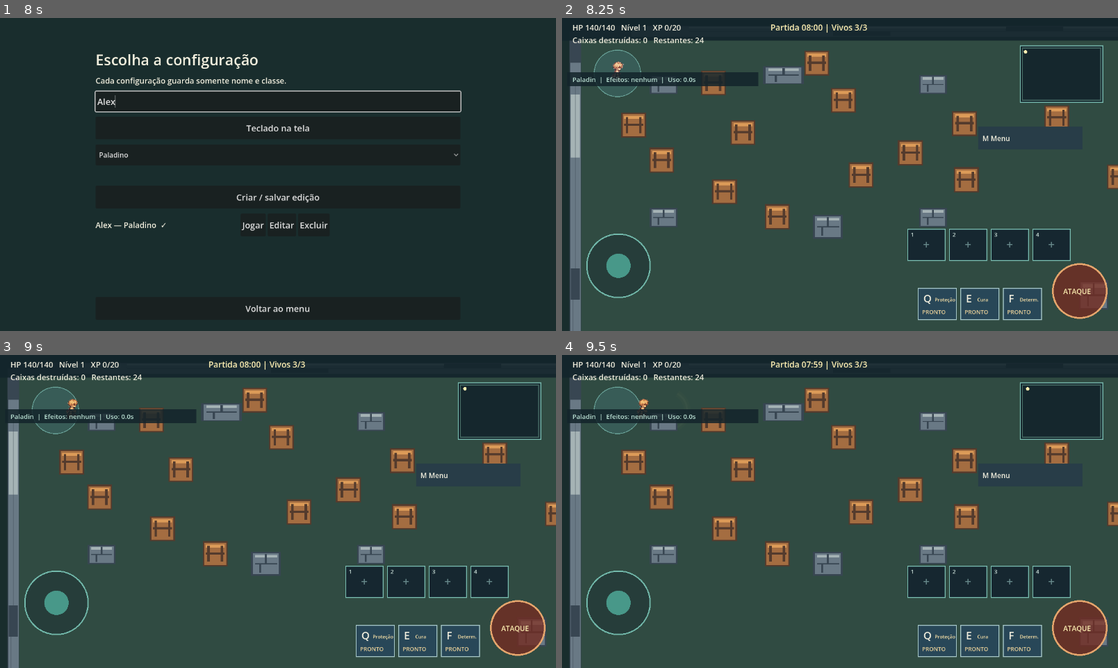
Above: before the commit, frames 1-4 (two rows, left to right).
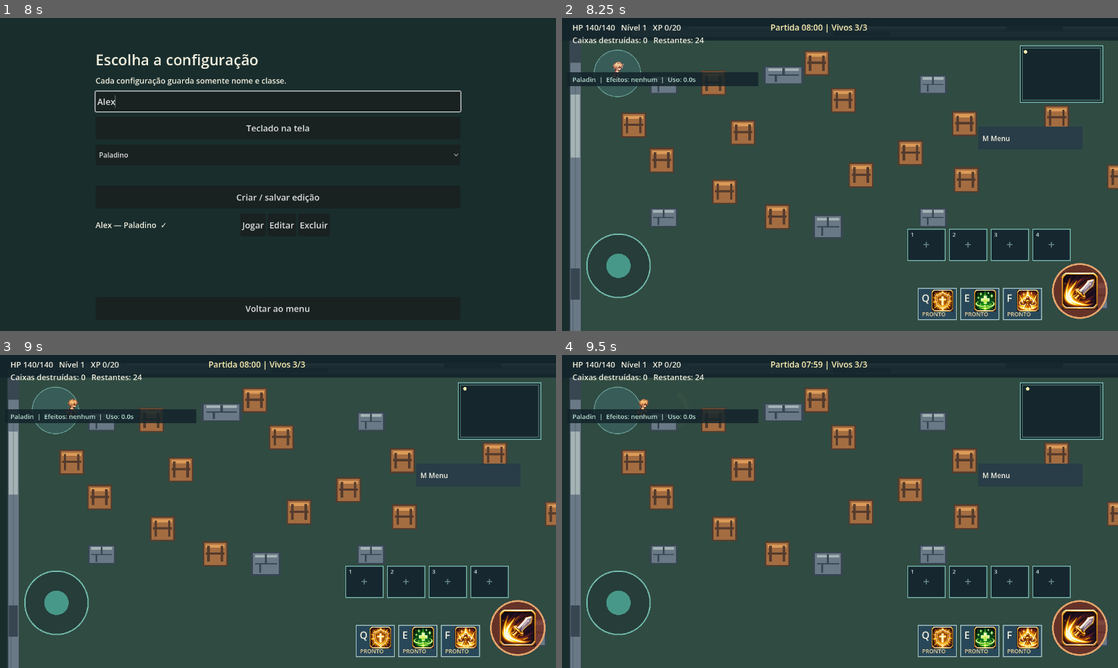
Above: after the commit, the same moments.

Repository: LRFSousa/RagArena
Game: Godot game, scene res://scenes/main.tscn
Same seed, same stepped clock (60 frames per second), same inputs: the game is played once before the commit and once after it.
Inputs (mouse positions are in pixels of both pictures, inside the frame that each line leads up to):
- Up to frame 1 (8 s): click (278, 102) at 0.52 s; type "Alex" at 0.6 s; click "Teclado na tela" at 1.25 s; click "Q" at 2 s; click "E" at 2.75 s; click "F" at 3.5 s; click "Criar personagem local" at 4.25 s; click "Arena" at 5 s; click (278, 102) at 5.77 s; type "Alex" at 5.85 s; click "Criar / salvar edição" at 6.5 s; click (278, 102) at 7.27 s; type "Alex" at 7.35 s
- Up to frame 2 (8.25 s): click "Jogar" at 8 s
- Up to frame 3 (9 s): tap Enter at 8.75 s; move the mouse to (400, 495) at 8.77 s; hold D (move_right) from 8.78 s (still down); hold Space (attack) from 8.78 s (still down); click (400, 495) at 8.92 s
- Up to frame 4 (9.5 s): keep holding D (move_right); keep holding Space (attack)

Frame 1 is identical in both runs. In frame 2, 1.8% of the frame differs, in the area x 64-97%, y 81-96%; in frame 3, 1.8%; in frame 4, 1.8%.

Commit message:
Add swordsman skill icons to HUD

Diff:
--- a/scripts/arena_hud.gd
+++ b/scripts/arena_hud.gd
@@ -9,6 +9,8 @@
 const SKILL_ORIGIN := Vector2(820, 622)
 const SKILL_SIZE := Vector2(88, 72)
 const SKILL_STEP := 98
+const SWORDSMAN_ICONS := preload("res://assets/ui/swordsman/skill_icons_reference.png")
+const SWORDSMAN_ICON_RECTS := [Rect2(45, 255, 340, 335), Rect2(415, 255, 340, 335), Rect2(783, 255, 337, 335), Rect2(1146, 255, 344, 335)]
 
 func item_slot_at(point: Vector2) -> int:
 	for i in range(arena.inventory.slots.size()):
@@ -61,18 +63,23 @@
 		var box := Rect2(SKILL_ORIGIN + Vector2(i * SKILL_STEP, 0), SKILL_SIZE)
 		draw_rect(box, Color("284758"))
 		draw_rect(box, Color("a5c6c7"), false, 2)
-		draw_string(ThemeDB.fallback_font, box.position + Vector2(12, 32), ["Q", "E", "F"][i], HORIZONTAL_ALIGNMENT_LEFT, -1, 24, Color("f3f0df"))
 		if arena.combat != null and arena.combat.class_id == "paladin":
-			draw_string(ThemeDB.fallback_font, box.position + Vector2(38, 30), ["Proteção", "Cura", "Determ."][i], HORIZONTAL_ALIGNMENT_LEFT, 48, 11, Color("ffe6aa"))
+			draw_texture_rect_region(SWORDSMAN_ICONS, Rect2(box.position + Vector2(31, 3), Vector2(50, 50)), SWORDSMAN_ICON_RECTS[i + 1])
+			draw_string(ThemeDB.fallback_font, box.position + Vector2(8, 31), ["Q", "E", "F"][i], HORIZONTAL_ALIGNMENT_LEFT, -1, 23, Color("f3f0df"))
+		else:
+			draw_string(ThemeDB.fallback_font, box.position + Vector2(12, 32), ["Q", "E", "F"][i], HORIZONTAL_ALIGNMENT_LEFT, -1, 24, Color("f3f0df"))
 		if arena.combat != null:
-			draw_string(ThemeDB.fallback_font, box.position + Vector2(9, 59), "%.0fs" % arena.combat.cooldowns[i] if arena.combat.cooldowns[i] > 0.0 else "PRONTO", HORIZONTAL_ALIGNMENT_LEFT, -1, 13, Color("f0d69c"))
+			draw_string(ThemeDB.fallback_font, box.position + Vector2(9, 64), "%.0fs" % arena.combat.cooldowns[i] if arena.combat.cooldowns[i] > 0.0 else "PRONTO", HORIZONTAL_ALIGNMENT_LEFT, -1, 13, Color("f0d69c"))
 	var base: Vector2 = arena.joystick_origin if arena.joystick_touch >= 0 else Vector2(130, 570)
 	draw_circle(base, 73, Color(0.1, 0.17, 0.19, 0.45))
 	draw_arc(base, 73, 0, TAU, 48, Color("72b9ab"), 3)
 	draw_circle(base + arena.joystick_value * 55, 28, Color(0.34, 0.75, 0.67, 0.7))
 	draw_circle(arena.ATTACK_CENTER, 62, Color(0.45, 0.17, 0.13, 0.8))
 	draw_arc(arena.ATTACK_CENTER, 62, 0, TAU, 48, Color("e6a66d"), 4)
-	draw_string(ThemeDB.fallback_font, arena.ATTACK_CENTER + Vector2(-38, 7), "ATAQUE", HORIZONTAL_ALIGNMENT_LEFT, -1, 16, Color("fff1b3"))
+	if arena.combat != null and arena.combat.class_id == "paladin":
+		draw_texture_rect_region(SWORDSMAN_ICONS, Rect2(arena.ATTACK_CENTER - Vector2(42, 42), Vector2(84, 84)), SWORDSMAN_ICON_RECTS[0])
+	else:
+		draw_string(ThemeDB.fallback_font, arena.ATTACK_CENTER + Vector2(-38, 7), "ATAQUE", HORIZONTAL_ALIGNMENT_LEFT, -1, 16, Color("fff1b3"))
 	if arena.match_controller != null and arena.match_controller.state == "results":
 		draw_rect(Rect2(350, 250, 580, 290), Color(0.05, 0.1, 0.14, 0.96))
 		draw_rect(Rect2(350, 250, 580, 290), Color("d6b77b"), false, 4)
--- a/tests/release07_smoke.gd
+++ b/tests/release07_smoke.gd
@@ -45,6 +45,7 @@
 	check(arena.ATTACK_CENTER.distance_to(Vector2(130, 570)) > arena.ATTACK_TOUCH_RADIUS + 73.0, "ataque separado do joystick")
 	check(arena.hud_view.item_slot_at(Vector2(805, 500)) == 0 and arena.hud_view.item_slot_at(Vector2(1090, 500)) == 3 and arena.hud_view.item_slot_at(Vector2(50, 80)) == -1, "itens acima das habilidades no canto direito")
 	check(arena.hud_view.skill_slot_at(Vector2(830, 650)) == 0 and arena.hud_view.skill_slot_at(Vector2(1025, 650)) == 2, "habilidades na faixa inferior direita")
+	check(arena.hud_view.SWORDSMAN_ICONS.get_size() == Vector2(1536, 1024) and arena.hud_view.SWORDSMAN_ICON_RECTS.size() == 4, "quatro ícones do Espadachim carregados no HUD")
 	arena.inventory.pickup_item("health_potion")
 	arena.inventory.hp = 40
 	var item_touch := InputEventScreenTouch.new()
Binary file added: assets/ui/swordsman/skill_icons_reference.png
Not shown, added: assets/ui/swordsman/skill_icons_reference.png.import
Not shown, changed: docs/CHANGELOG.md
Not shown, changed: docs/PENDENCIAS.md
Not shown, changed: docs/RELATORIOS/RELATORIO_07.md
Not shown, changed: docs/WEB_TESTE.md
